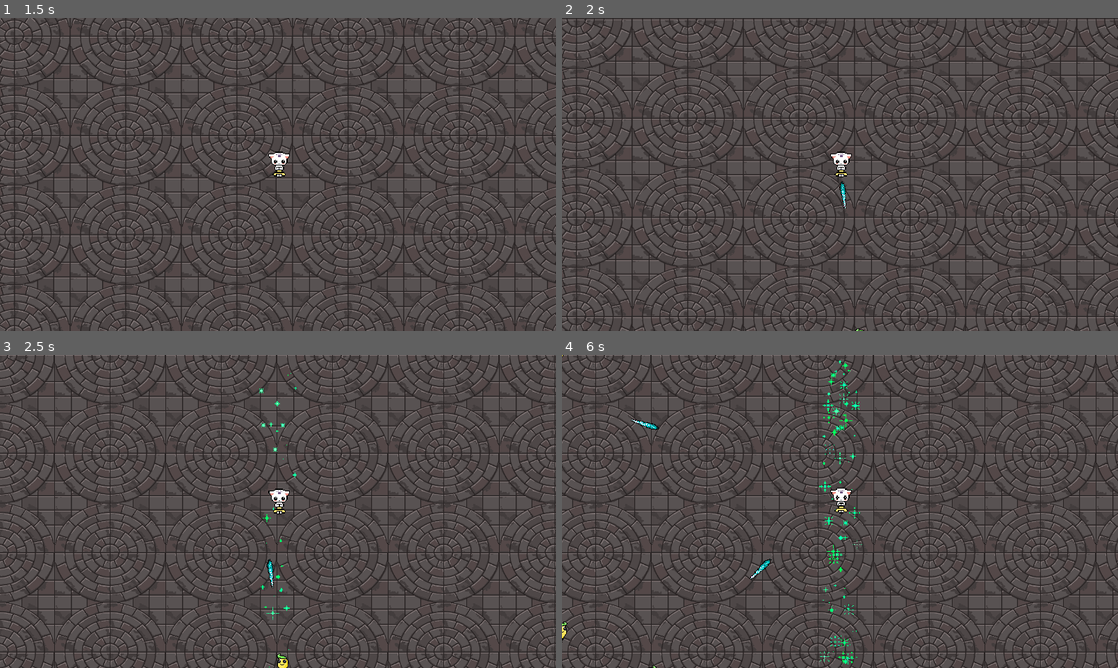
Above: before the commit, frames 1-4 (two rows, left to right).
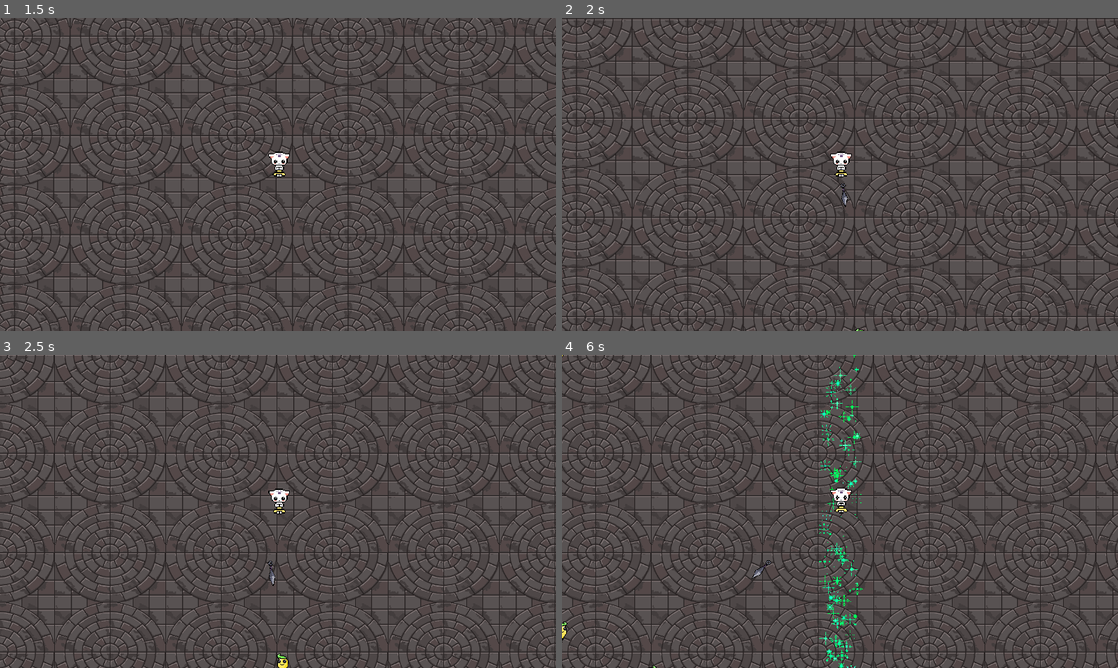
Above: after the commit, the same moments.

Repository: CaesarSusha/MySurvivorClone
Game: Godot game, scene res://World/world.tscn
The game is run twice, just before and just after one commit, with the same random seed, the same clock (stepped at 60 frames per second) and the same inputs.
Inputs:
- Up to frame 1 (1.5 s): tap Enter at 0.5 s; hold D (right) 0.53-1.28 s; hold S (down) from 1.28 s (still down)
- Up to frame 2 (2 s): keep holding S (down)
- Up to frame 3 (2.5 s): release S (down) at 2.03 s; hold D (right) from 2.03 s (still down)
- Up to frame 4 (6 s): release D (right) at 2.78 s; hold W (up) 2.78-3.53 s; hold A (left) 3.53-5.03 s; hold S (down) 5.03-5.78 s; hold D (right) from 5.78 s (still down)

Frame 1 is identical in both runs. In frame 2, less than 0.1% of the frame differs, in the area x 49-52%, y 52-61%; in frame 3, 0.2%; in frame 4, 1.1%, in the area x 12-55%, y 0-100%.

Commit message:
Played Around with the glitter and now it doen't leave anymore. Will possibly fix this some other time. Changed ice spear to a self drawn knife, renamed all ice spear instances to knifes. Edited the collision shape because knife has a slightly diffrent shape.

Diff:
--- a/Player/Attack/glitter.tscn
+++ b/Player/Attack/glitter.tscn
@@ -41,7 +41,7 @@
 [node name="Glitter1" type="GPUParticles2D" parent="."]
 visibility_layer = 2
 material = SubResource("CanvasItemMaterial_6dp7u")
-amount = 30
+amount = 50
 process_material = SubResource("ParticleProcessMaterial_stu7l")
 texture = ExtResource("1_c05h2")
 local_coords = true
@@ -49,7 +49,7 @@
 [node name="Glitter2" type="GPUParticles2D" parent="."]
 visibility_layer = 2
 material = SubResource("CanvasItemMaterial_6dp7u")
-amount = 30
+amount = 50
 process_material = SubResource("ParticleProcessMaterial_stu7l")
 texture = ExtResource("2_pilbi")
 local_coords = true
@@ -57,7 +57,7 @@
 [node name="Glitter3" type="GPUParticles2D" parent="."]
 visibility_layer = 2
 material = SubResource("CanvasItemMaterial_6dp7u")
-amount = 30
+amount = 50
 process_material = SubResource("ParticleProcessMaterial_stu7l")
 texture = ExtResource("3_4gnxp")
 local_coords = true
@@ -69,4 +69,3 @@
 
 [connection signal="body_entered" from="." to="." method="_on_body_entered"]
 [connection signal="body_exited" from="." to="." method="_on_body_exited"]
-[connection signal="timeout" from="GlitterTTL" to="." method="_on_glitter_ttl_timeout"]
--- a/Player/Attack/ice_spear.tscn
+++ /dev/null
@@ -1,38 +0,0 @@
-[gd_scene load_steps=6 format=3 uid="uid://dsecjycnrya4w"]
-
-[ext_resource type="Texture2D" uid="uid://fcxjiyiiiyxo" path="res://Textures/Items/Weapons/ice_spear.png" id="1_6mr08"]
-[ext_resource type="Script" path="res://Player/Attack/ice_spear.gd" id="1_7b2gk"]
-[ext_resource type="Script" path="res://Player/Attack/snd_play.gd" id="2_4u3qa"]
-[ext_resource type="AudioStream" uid="uid://c1qa2qyrqynoq" path="res://Audio/SoundEffect/ice.wav" id="3_k2rqu"]
-
-[sub_resource type="RectangleShape2D" id="RectangleShape2D_alpql"]
-size = Vector2(6.36396, 33.9411)
-
-[node name="IceSpear" type="Area2D" groups=["attack"]]
-top_level = true
-scale = Vector2(0.1, 0.1)
-collision_layer = 4
-collision_mask = 0
-script = ExtResource("1_7b2gk")
-
-[node name="CollisionShape2D" type="CollisionShape2D" parent="."]
-position = Vector2(0.75, -0.75)
-rotation = -0.785398
-shape = SubResource("RectangleShape2D_alpql")
-
-[node name="Sprite2D" type="Sprite2D" parent="."]
-texture = ExtResource("1_6mr08")
-
-[node name="TTL" type="Timer" parent="."]
-wait_time = 10.0
-one_shot = true
-autostart = true
-
-[node name="snd_play" type="AudioStreamPlayer" parent="."]
-stream = ExtResource("3_k2rqu")
-volume_db = -10.0
-pitch_scale = 3.0
-autoplay = true
-script = ExtResource("2_4u3qa")
-
-[connection signal="timeout" from="TTL" to="." method="_on_ttl_timeout"]
--- /dev/null
+++ b/Player/Attack/knife.tscn
@@ -0,0 +1,40 @@
+[gd_scene load_steps=6 format=3 uid="uid://dsecjycnrya4w"]
+
+[ext_resource type="Script" path="res://Player/Attack/knife.gd" id="1_4vrna"]
+[ext_resource type="Texture2D" uid="uid://cxd5twvmod2br" path="res://Textures/Items/Weapons/knife.png" id="2_o6ady"]
+[ext_resource type="AudioStream" uid="uid://c1qa2qyrqynoq" path="res://Audio/SoundEffect/ice.wav" id="3_rta0r"]
+[ext_resource type="Script" path="res://Player/Attack/snd_play.gd" id="4_krfky"]
+
+[sub_resource type="RectangleShape2D" id="RectangleShape2D_alpql"]
+size = Vector2(6.36396, 28.2843)
+
+[node name="Knife" type="Area2D" groups=["attack"]]
+top_level = true
+scale = Vector2(0.1, 0.1)
+collision_layer = 4
+collision_mask = 0
+script = ExtResource("1_4vrna")
+
+[node name="CollisionShape2D" type="CollisionShape2D" parent="."]
+position = Vector2(-6.70552e-07, -7.45058e-07)
+rotation = -0.785398
+scale = Vector2(1, 1)
+shape = SubResource("RectangleShape2D_alpql")
+
+[node name="Sprite2D" type="Sprite2D" parent="."]
+scale = Vector2(0.7, 0.7)
+texture = ExtResource("2_o6ady")
+
+[node name="TTL" type="Timer" parent="."]
+wait_time = 10.0
+one_shot = true
+autostart = true
+
+[node name="snd_play" type="AudioStreamPlayer" parent="."]
+stream = ExtResource("3_rta0r")
+volume_db = -10.0
+pitch_scale = 3.0
+autoplay = true
+script = ExtResource("4_krfky")
+
+[connection signal="timeout" from="TTL" to="." method="_on_ttl_timeout"]
--- a/Player/player.gd
+++ b/Player/player.gd
@@ -4,23 +4,24 @@
 var hp = 80
 
 # Attacks
-var iceSpear = preload("res://Player/Attack/ice_spear.tscn")
+var knife = preload("res://Player/Attack/knife.tscn")
 var glitter = preload("res://Player/Attack/glitter.tscn")
 
 # AttackNodes
-@onready var iceSpearReloadTimer = get_node("%IceSpearReloadTimer")
-@onready var iceSpearTriggerTimer = get_node("%IceSpearTriggerTimer")
+@onready var knifeReloadTimer = get_node("%KnifeReloadTimer")
+@onready var knifeTriggerTimer = get_node("%KnifeTriggerTimer")
 
 @onready var glitterActiveTimer = get_node("%GlitterActiveTimer")
 @onready var glitterDelayTimer = get_node("%GlitterDelayTimer")
 #@onready var glitterPositioningTimer = get_node("%GlitterPositioningTimer")
 
+signal remove_glitter()
 
-# IceSpear
-var icespear_ammo = 0
-var icespear_base_ammo = 1
-var icespear_attackspeed = 1.5
-var icespear_level = 1
+# Knife
+var knife_ammo = 0
+var knife_base_ammo = 1
+var knife_attackspeed = 1.5
+var knife_level = 1
 
 #Glitter
 var glitter_level = 1
@@ -39,10 +40,10 @@
 	attack()
 
 func attack():
-	if icespear_level > 0:
-		iceSpearReloadTimer.wait_time = icespear_attackspeed
-		if iceSpearReloadTimer.is_stopped():
-			iceSpearReloadTimer.start()
+	if knife_level > 0:
+		knifeReloadTimer.wait_time = knife_attackspeed
+		if knifeReloadTimer.is_stopped():
+			knifeReloadTimer.start()
 
 	if glitter_level > 0:
 		glitterDelayTimer.wait_time = glitter_attackspeed
@@ -98,27 +99,27 @@
 	print(hp)
 
 # loading your ammunition
-func _on_ice_spear_reload_timer_timeout():
-	icespear_ammo += icespear_base_ammo
-	iceSpearTriggerTimer.start()
+func _on_knife_reload_timer_timeout():
+	knife_ammo += knife_base_ammo
+	knifeTriggerTimer.start()
 
 # shooting a machine gun
-func _on_ice_spear_trigger_timer_timeout():
-		if icespear_ammo > 0:
-			var icespear_attack = iceSpear.instantiate()
-			icespear_attack.position = position
-			icespear_attack.target = get_random_target()
-			icespear_attack.level = icespear_level
-			# spawn ice spear
-			add_child(icespear_attack)
+func _on_knife_trigger_timer_timeout():
+		if knife_ammo > 0:
+			var knife_attack = knife.instantiate()
+			knife_attack.position = position
+			knife_attack.target = get_random_target()
+			knife_attack.level = knife_level
+			# spawn knife
+			add_child(knife_attack)
 			# we now used up a 'bullet'
 			# so we remove one bullet from ammo
-			icespear_ammo -= 1
+			knife_ammo -= 1
 			# check if we have ammo left
-			if icespear_ammo > 0:
-				iceSpearTriggerTimer.start()
+			if knife_ammo > 0:
+				knifeTriggerTimer.start()
 			else:
-				iceSpearTriggerTimer.stop()
+				knifeTriggerTimer.stop()
 
 func get_random_target():
 	# if there are enemies nearby
@@ -139,8 +140,6 @@
 	if enemy_close.has(body):
 		enemy_close.erase(body)
 
-
-
 func _on_glitter_delay_timer_timeout():
 	glitter_attack = glitter.instantiate()
 	glitter_attack.position = position
@@ -151,10 +150,7 @@
 	#glitter_attack.GlitterTTL.start()
 
 func _on_glitter_active_timer_timeout():
+	#tween.tween_property(self,"scale", Vector2(1,1)*attack_size,1).set_trans(Tween.TRANS_QUINT).set_ease(Tween.EASE_OUT)
+	#tween.play()
+	#emit_signal("remove_glitter")
 	glitterDelayTimer.start()
-
-
-#func _on_glitter_positioning_timeout():
-#	if not glitterActiveTimer.is_stopped():
-#		glitter.position = position
-#		glitterPositioningTimer.start()
--- a/Player/player.tscn
+++ b/Player/player.tscn
@@ -45,11 +45,11 @@
 
 [node name="Attack" type="Node2D" parent="."]
 
-[node name="IceSpearReloadTimer" type="Timer" parent="Attack"]
+[node name="KnifeReloadTimer" type="Timer" parent="Attack"]
 unique_name_in_owner = true
 wait_time = 1.5
 
-[node name="IceSpearTriggerTimer" type="Timer" parent="Attack/IceSpearReloadTimer"]
+[node name="KnifeTriggerTimer" type="Timer" parent="Attack/KnifeReloadTimer"]
 unique_name_in_owner = true
 wait_time = 0.075
 
@@ -59,7 +59,8 @@
 
 [node name="GlitterDelayTimer" type="Timer" parent="Attack"]
 unique_name_in_owner = true
-wait_time = 10.0
+wait_time = 5.0
+autostart = true
 
 [node name="EnemyDetectionArea" type="Area2D" parent="."]
 collision_layer = 4
@@ -70,8 +71,8 @@
 shape = SubResource("CircleShape2D_fstb8")
 
 [connection signal="hurt" from="HurtBox" to="." method="_on_hurt_box_hurt"]
-[connection signal="timeout" from="Attack/IceSpearReloadTimer" to="." method="_on_ice_spear_reload_timer_timeout"]
-[connection signal="timeout" from="Attack/IceSpearReloadTimer/IceSpearTriggerTimer" to="." method="_on_ice_spear_trigger_timer_timeout"]
+[connection signal="timeout" from="Attack/KnifeReloadTimer" to="." method="_on_knife_reload_timer_timeout"]
+[connection signal="timeout" from="Attack/KnifeReloadTimer/KnifeTriggerTimer" to="." method="_on_knife_trigger_timer_timeout"]
 [connection signal="timeout" from="Attack/GlitterActiveTimer" to="." method="_on_glitter_active_timer_timeout"]
 [connection signal="timeout" from="Attack/GlitterDelayTimer" to="." method="_on_glitter_delay_timer_timeout"]
 [connection signal="body_entered" from="EnemyDetectionArea" to="." method="_on_enemy_detection_area_body_entered"]
Renamed: Player/Attack/ice_spear.gd -> Player/Attack/knife.gd
Binary file added: Textures/Items/Weapons/knife.png
Not shown, added: Textures/Items/Weapons/knife.png.import
